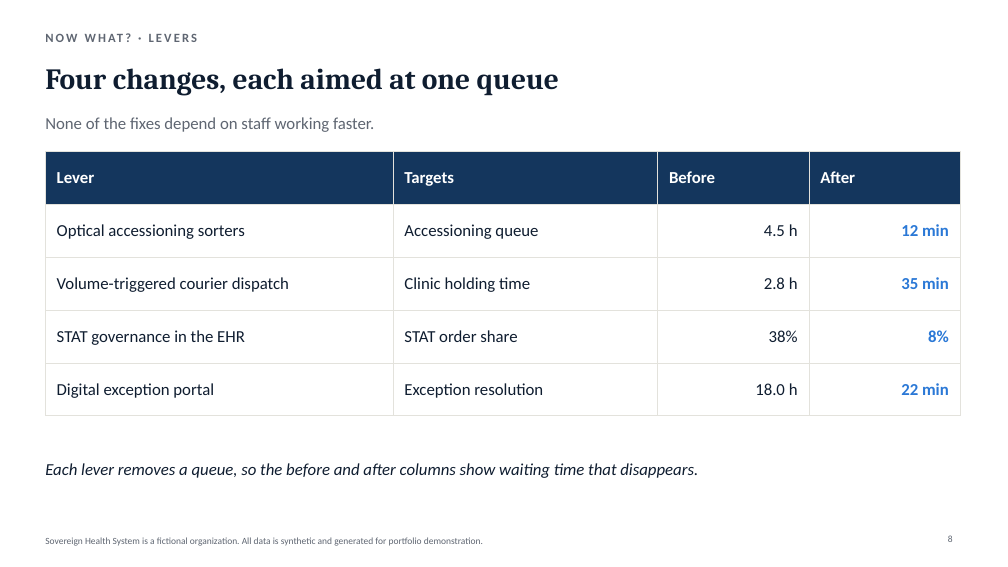
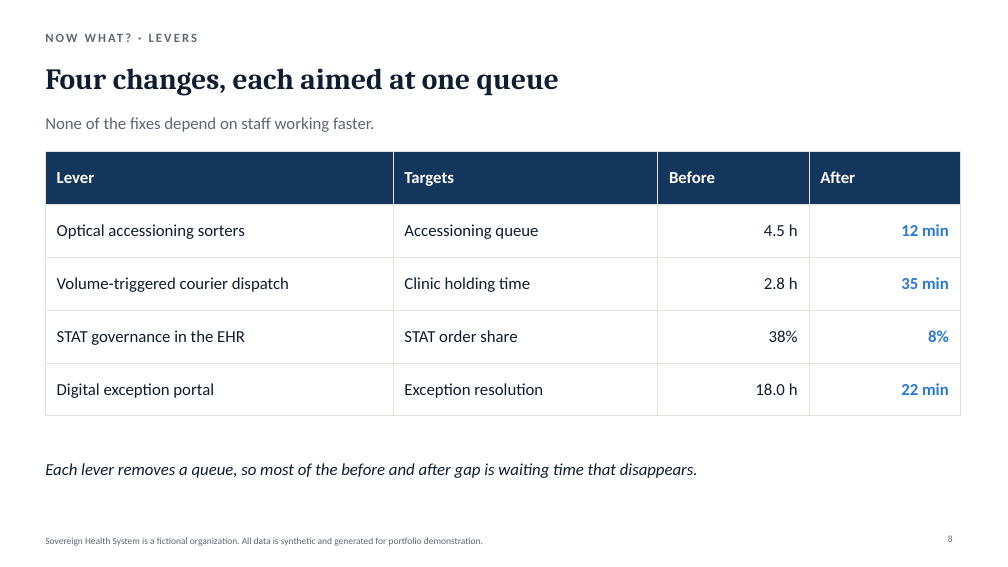
Before and after one commit to huezxiii/diagnostic-pipeline-process-mapping, a slide deck: slide 8 of deck/sovereign-health-exec-briefing.pptx. Drawn at 1008x567 pixels with LibreOffice and Linux fonts; fonts in the diff are those of the drawing. Boxes give left, top, right and bottom in pixels: in the first picture for what was removed or moved away, otherwise in the second. Text is boxed around its words. In the diff, an @@ line names an element or a change of style, - is before the commit and + after.

```diff
--- a/deck/sovereign-health-exec-briefing.pptx
+++ b/deck/sovereign-health-exec-briefing.pptx
@@ text at (x1=45, y1=463, x2=698, y2=478): text changed @@
-Each lever removes a queue, so the before and after columns show waiting time that disappears.
+Each lever removes a queue, so most of the before and after gap is waiting time that disappears.
```
Also in this commit, not shown: 3 other files.
